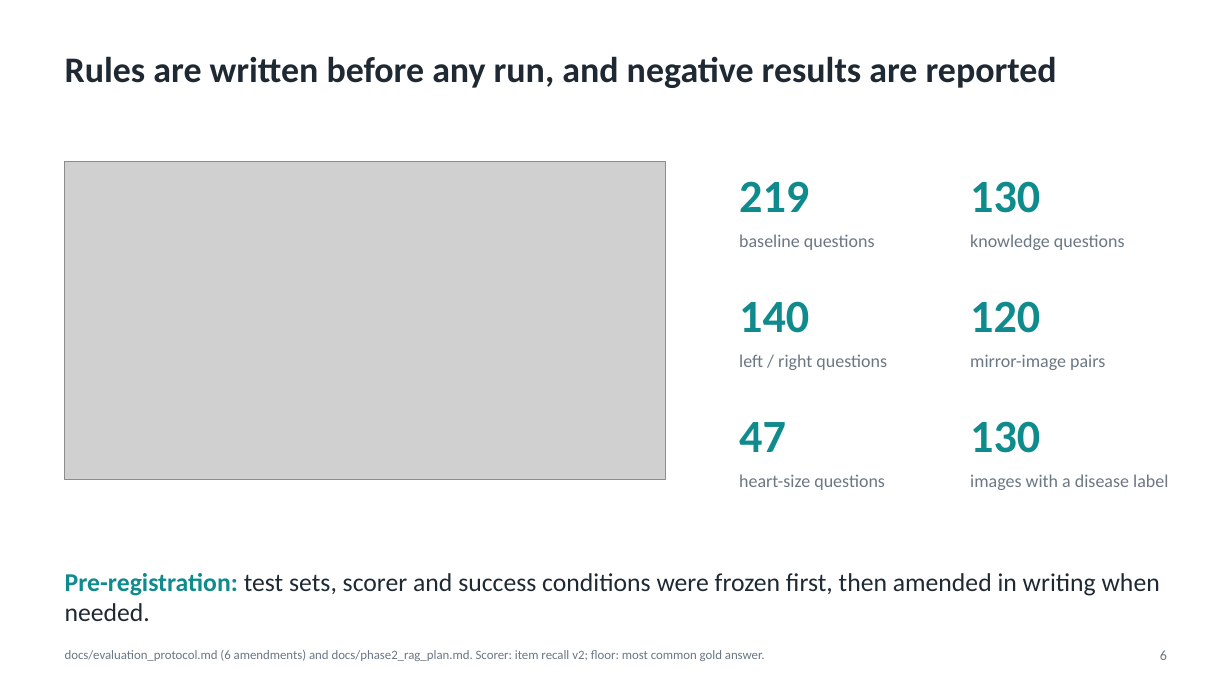
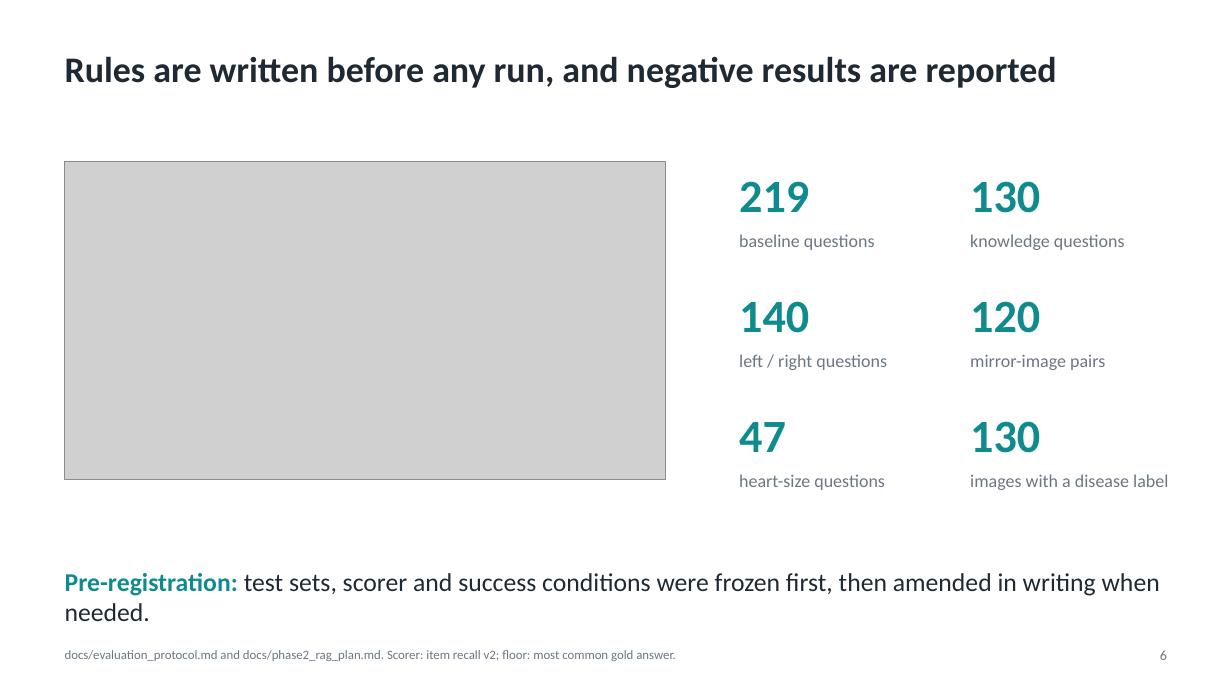
Before and after one commit to Ankritjarngal/medvqa-cxr-chexagent, a slide deck: slide 6 of deliverables/presentation/Medical_VQA_CXR_Project_Presentation.pptx. Drawn at 1232x693 pixels with LibreOffice and Linux fonts; fonts in the diff are those of the drawing; grey boxes stand for pictures. Boxes give left, top, right and bottom in pixels: in the first picture for what was removed or moved away, otherwise in the second. Text is boxed around its words. In the diff, an @@ line names an element or a change of style, - is before the commit and + after.

```diff
--- a/deliverables/presentation/Medical_VQA_CXR_Project_Presentation.pptx
+++ b/deliverables/presentation/Medical_VQA_CXR_Project_Presentation.pptx
@@ text at [65,650,676,661]: text changed @@
-docs/evaluation_protocol.md (6 amendments) and docs/phase2_rag_plan.md. Scorer: item recall v2; floor: most common gold answer.
+docs/evaluation_protocol.md and docs/phase2_rag_plan.md. Scorer: item recall v2; floor: most common gold answer.
```
Also in this commit, not shown: 30 other files.
